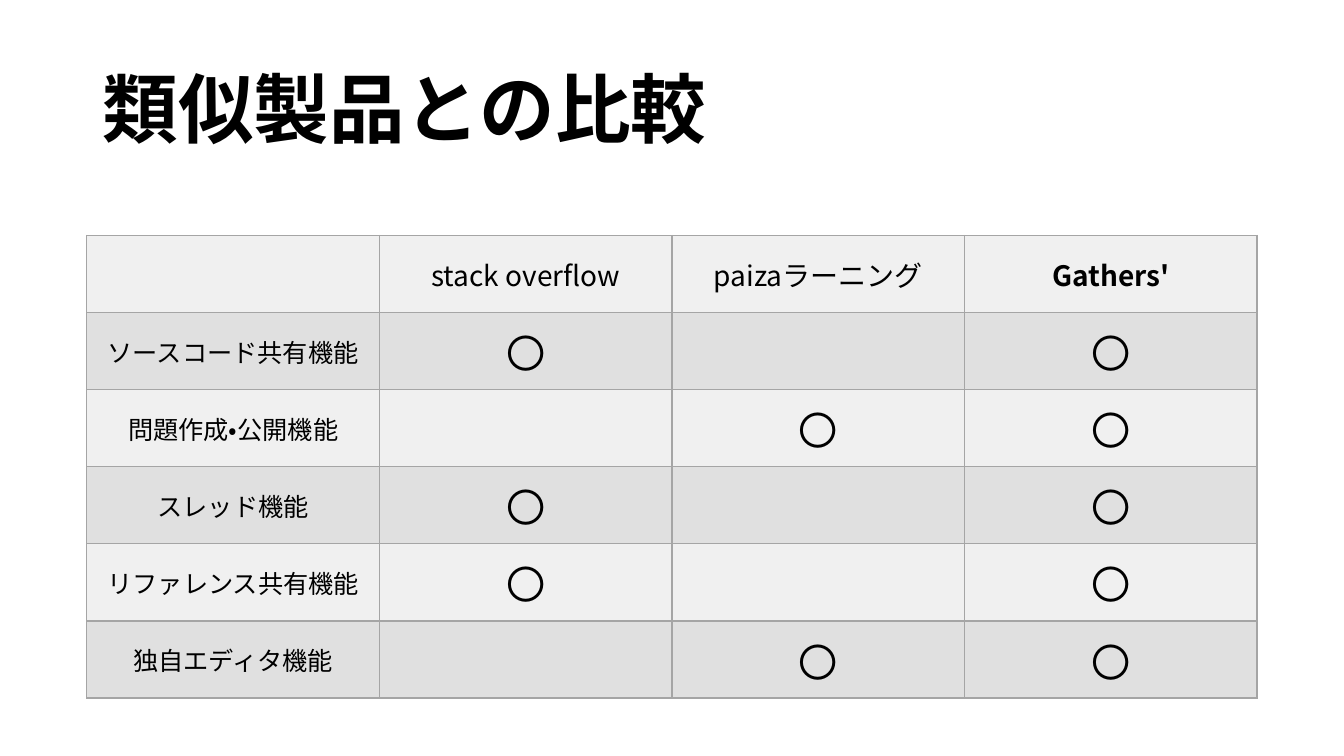
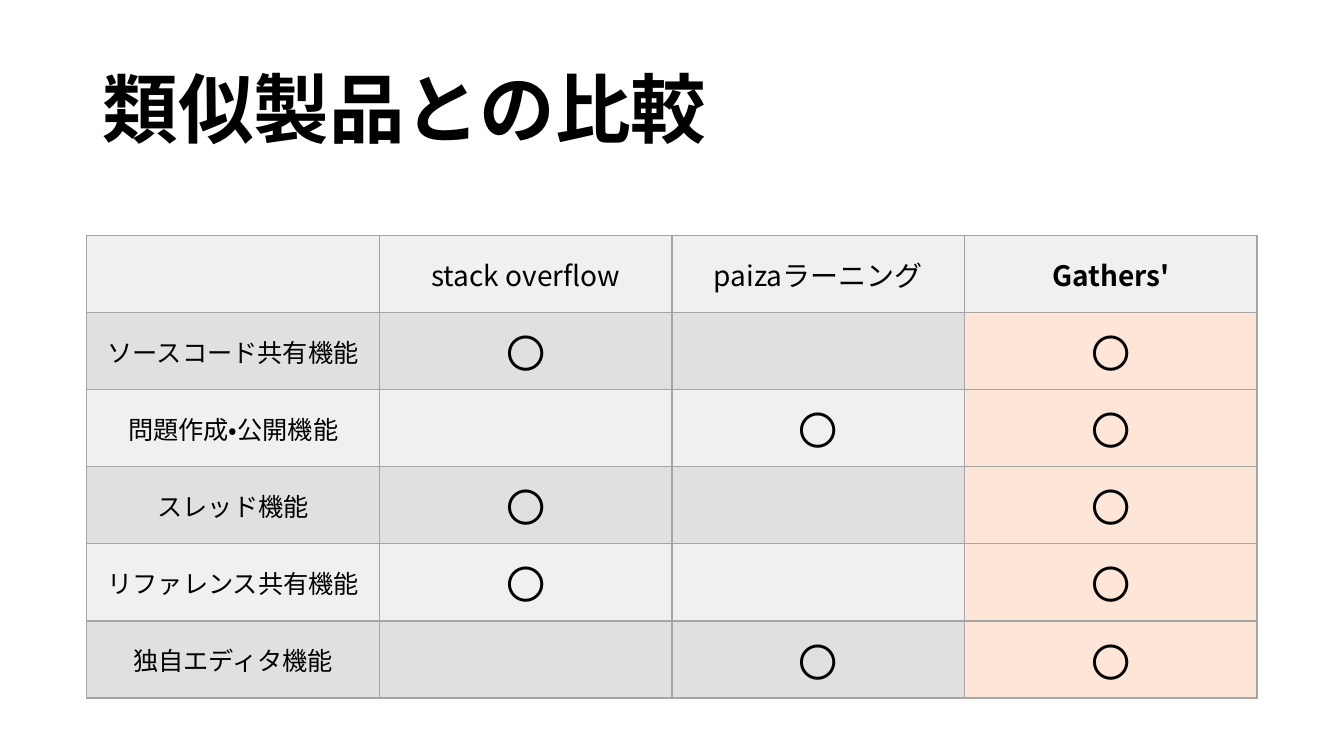
Before and after one commit to Silvestris00/SystemDesign2, a slide deck: slide 9 of Documents/05_PresenYoshidaLAB.pptx. Drawn at 1344x756 pixels with LibreOffice and Linux fonts; fonts in the diff are those of the drawing. Boxes give left, top, right and bottom in pixels: in the first picture for what was removed or moved away, otherwise in the second. Text is boxed around its words. In the diff, an @@ line names an element or a change of style, - is before the commit and + after.

```diff
--- a/Documents/05_PresenYoshidaLAB.pptx
+++ b/Documents/05_PresenYoshidaLAB.pptx
@@ table at (87, 236, 1256, 699) @@
@@ fill #E1E1E1 to #FDE6D7 in 3 cells @@
@@ fill #F0F0F0 to #FDE6D7 in 2 cells @@
```
Also in this commit, not shown: 5 other slides changed, 1 slide added, 1 slide removed, 1 other file.
